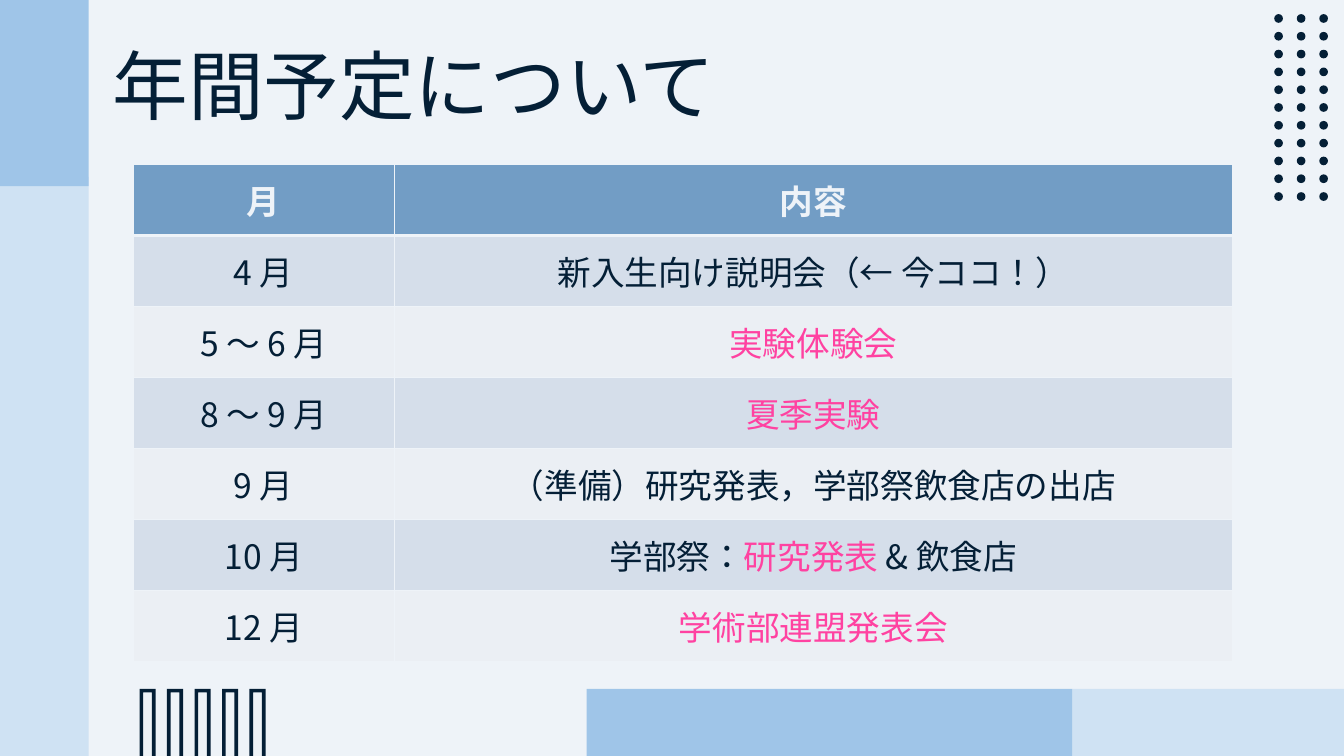
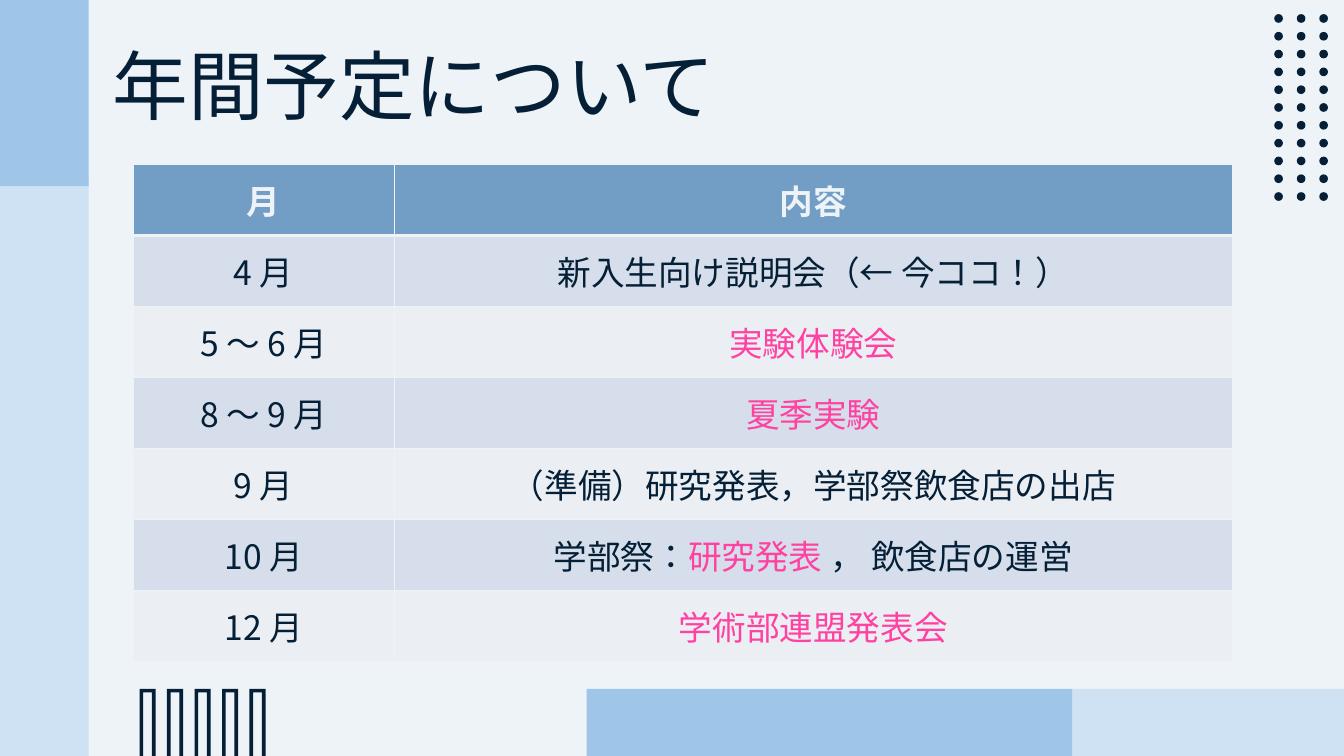
Before and after one commit to CL-ken/CL-ken.github.io, a slide deck: slide 3 of 2025/25_サークル説明.pptx. Drawn at 1344x756 pixels with LibreOffice and Linux fonts; fonts in the diff are those of the drawing. Boxes give left, top, right and bottom in pixels: in the first picture for what was removed or moved away, otherwise in the second. Text is boxed around its words. In the diff, an @@ line names an element or a change of style, - is before the commit and + after.

```diff
--- a/2025/25_サークル説明.pptx
+++ b/2025/25_サークル説明.pptx
@@ table at (133,164,1232,662) @@
-row 6, column 2: 学部祭：研究発表 & 飲食店
+row 6, column 2: 学部祭：研究発表 ， 飲食店の運営
```
Also in this commit, not shown: 1 other file.
